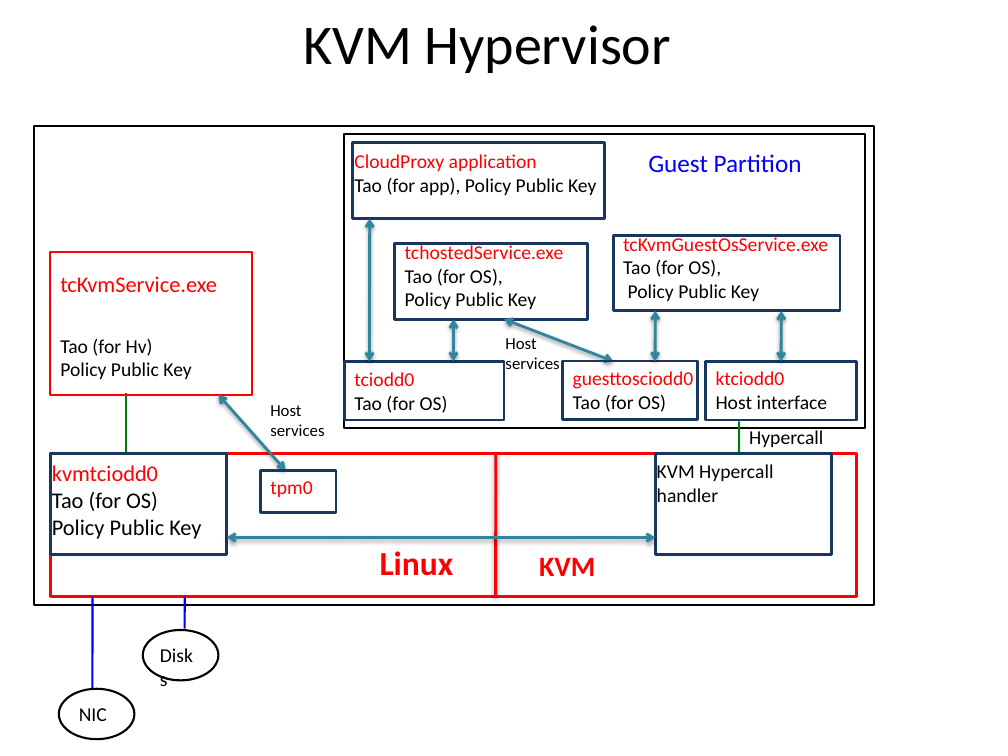
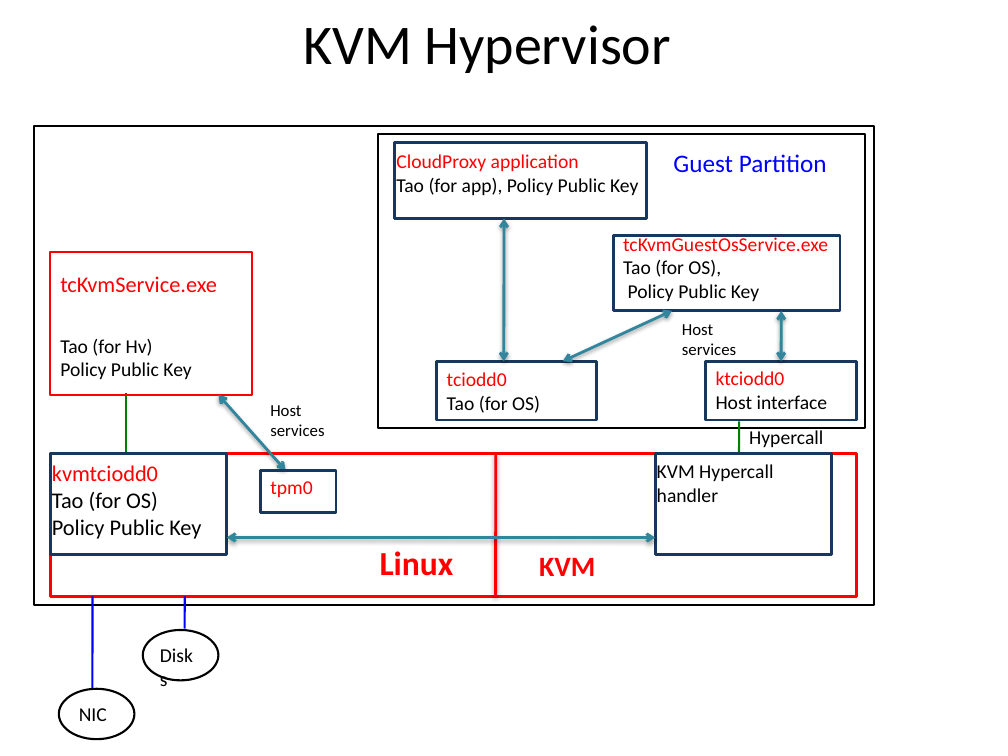
Before and after one commit to jlmucb/cloudproxy, a slide deck: slide 1 of Doc/KVMHv.pptx. Drawn at 1008x756 pixels with LibreOffice and Linux fonts; fonts in the diff are those of the drawing. Boxes give left, top, right and bottom in pixels: in the first picture for what was removed or moved away, otherwise in the second. Text is boxed around its words. In the diff, an @@ line names an element or a change of style, - is before the commit and + after.

```diff
--- a/Doc/KVMHv.pptx
+++ b/Doc/KVMHv.pptx
@@ rectangle: place and size @@
-rectangle at [345,134,866,428]
+rectangle at [378,134,865,428]
@@ text "CloudProxy application": place and size @@
-text "CloudProxy application" at [354,154,596,195]
+text "CloudProxy application" at [396,154,638,195]
@@ rectangle: place and size @@
-rectangle at [353,143,605,219]
+rectangle at [395,143,647,219]
@@ text "Guest Partition": place and size @@
-text "Guest Partition" at [648,154,802,173]
+text "Guest Partition" at [673,154,827,173]
@@ double arrow moved from (370, 219) - (370, 361) to (504, 219) - (504, 361) @@
@@ rectangle removed at [395,244,589,320] @@
@@ text removed at [405,243,564,309] @@
-tchostedService.exe
-Tao (for OS),
-Policy Public Key
@@ double arrow removed from (454, 320) to (454, 361) @@
@@ double arrow moved from (504, 320) - (613, 361) to (562, 361) - (672, 310) @@
@@ double arrow removed from (655, 310) to (655, 361) @@
@@ text "Host services": place and size @@
-text "Host services" at [505,338,559,369]
+text "Host services" at [682,324,736,355]
@@ text "tciodd0": place and size @@
-text "tciodd0" at [354,372,448,413]
+text "tciodd0" at [447,372,540,413]
@@ rectangle: place and size @@
-rectangle at [345,361,504,419]
+rectangle at [436,361,596,419]
@@ rectangle removed at [562,361,697,419] @@
@@ text removed at [573,371,694,412] @@
-guesttosciodd0
-Tao (for OS)
```
Also in this commit, not shown: 1 other file.
